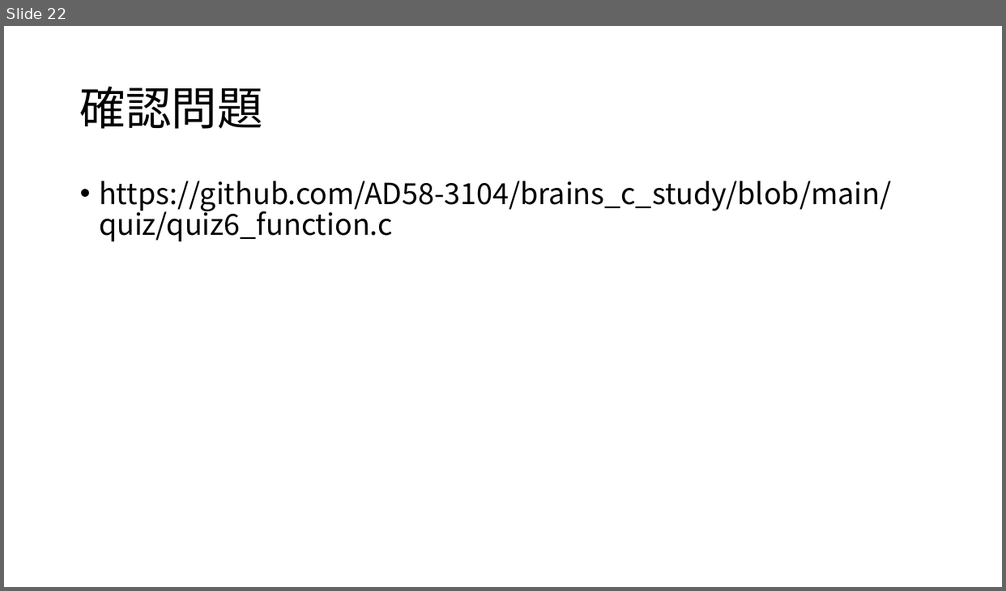
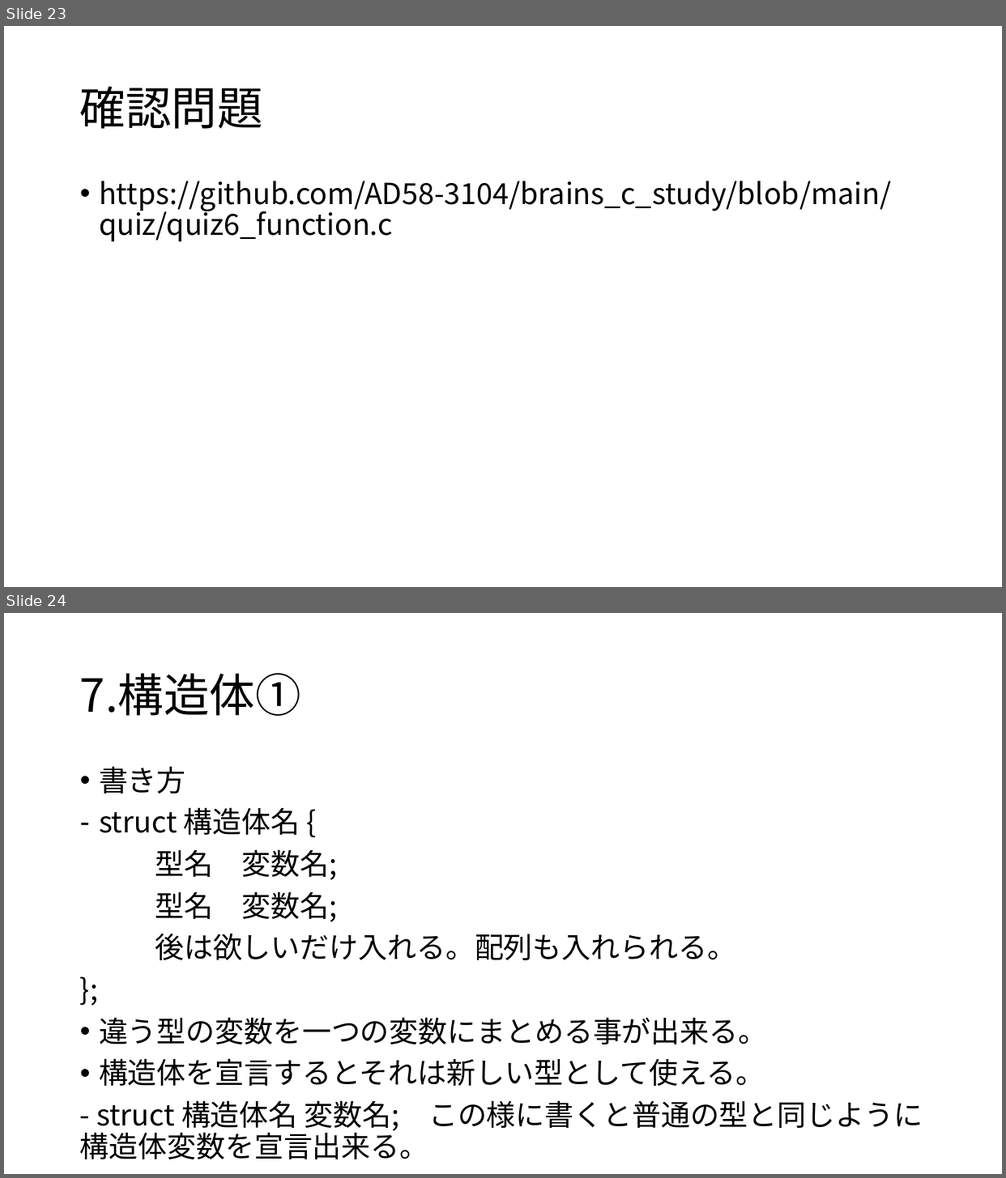
Before and after one commit to AD58-3104/brains_c_study, a slide deck: document/C言語勉強会.pptx. Shown one above the other, each under a label of ours: slide 22 before the commit, slides 23 and 24 after it. The pictures are 1006x591 and 1006x1178 pixels, drawn with LibreOffice and Linux fonts; fonts in the diff are those of the drawing. Boxes give left, top, right and bottom in pixels: in the first picture for what was removed or moved away, otherwise in the second. Text is boxed around its words. In the diff, an @@ line names an element or a change of style, - is before the commit and + after.

```diff
--- a/document/C言語勉強会.pptx
+++ b/document/C言語勉強会.pptx
@@ slide 24 added at (4,613,1002,1174), background #FFFFFF @@
@@ title added at (80,673,301,716), 44 pt, text #000000 @@
+7.構造体①
@@ text added at (80,766,923,1160), 28 pt, text #000000 @@
+• 書き方
+– struct 構造体名 {
+型名 変数名;
+型名 変数名;
+後は欲しいだけ入れる。配列も入れられる。
+};
+• 違う型の変数を一つの変数にまとめる事が出来る。
+• 構造体を宣言するとそれは新しい型として使える。
+- struct 構造体名 変数名; この様に書くと普通の型と同じように構造体変数を宣言出来る。
@@ what was slide 22 is now slide 23 @@
```
Also in this commit, not shown: 3 slides changed, 11 other slides added.
